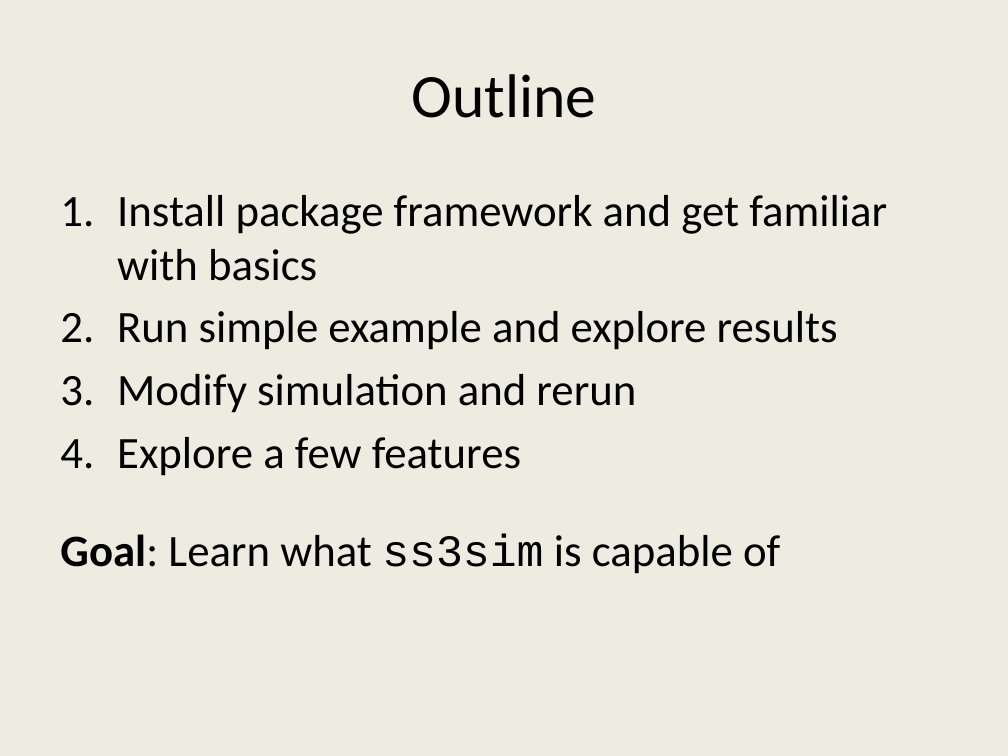
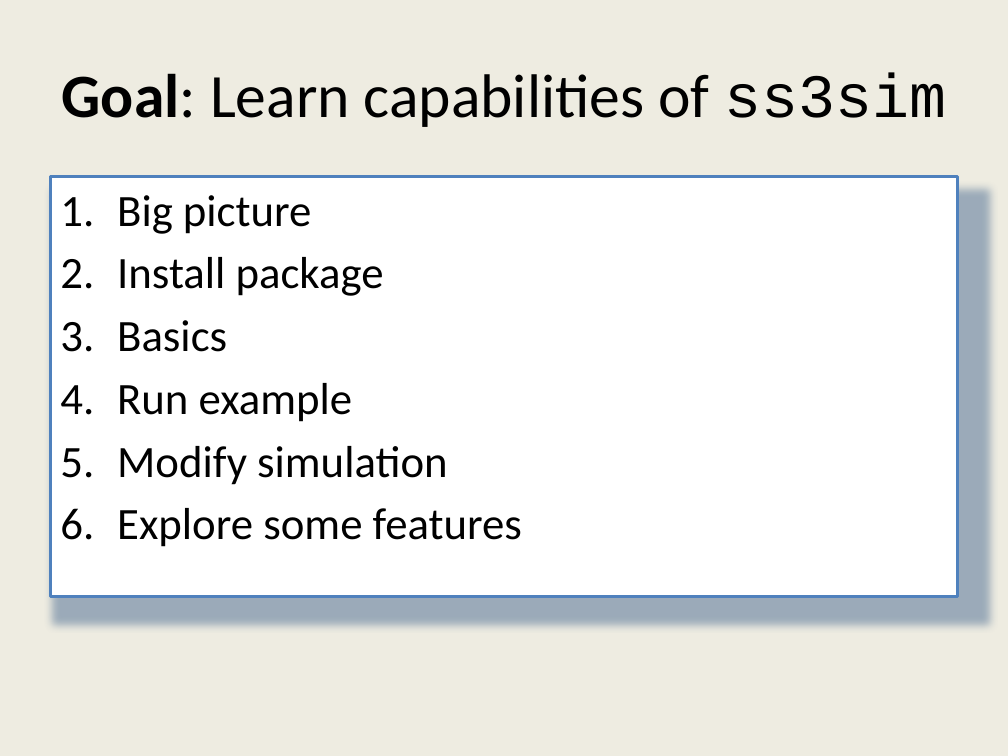
Before and after one commit to ss3sim/workshop, a slide deck: slide 2 of ss3sim_workshop.pptx. Drawn at 1008x756 pixels with LibreOffice and Linux fonts; fonts in the diff are those of the drawing. Boxes give left, top, right and bottom in pixels: in the first picture for what was removed or moved away, otherwise in the second. Text is boxed around its words. In the diff, an @@ line names an element or a change of style, - is before the commit and + after.

```diff
--- a/ss3sim_workshop.pptx
+++ b/ss3sim_workshop.pptx
@@ title at [62,73,946,127]: text changed @@
-Outline
+Goal: Learn capabilities of ss3sim
@@ text "Big picture": place and size @@
-text "Big picture" at [60,195,887,574]
+text "Big picture" at [50,176,958,597]
@@ text "Big picture" at [50,176,958,597]: fill none to #FFFFFF; outline none to #4F81BD 2 pt; shadow on @@
@@ text at [117,195,522,547]: text changed @@
-1. Install package framework and get familiar with basics
-2. Run simple example and explore results
-3. Modify simulation and rerun
-4. Explore a few features
-Goal: Learn what ss3sim is capable of
+1. Big picture
+2. Install package
+3. Basics
+4. Run example
+5. Modify simulation
+6. Explore some features
```
Also in this commit, not shown: 25 other slides changed, 5 slides added, 2 slides removed.
